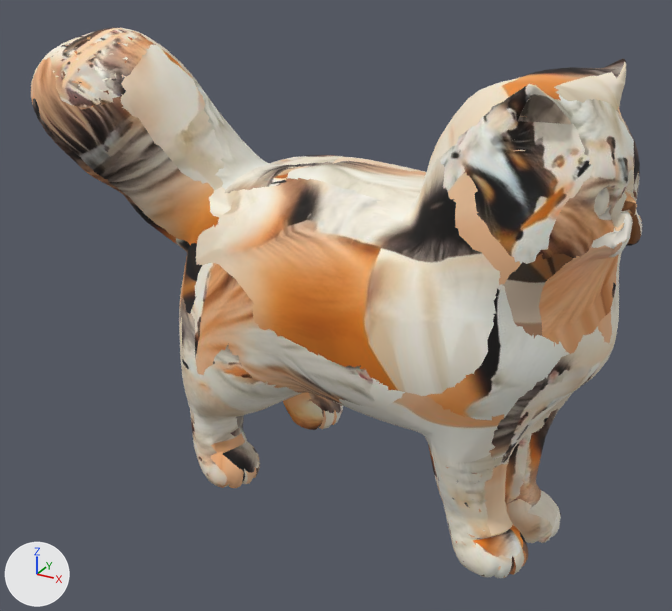
The glTF model assets/models/cats/EMPTANG.glb: old version first, new version second.
Both versions are drawn from a 50 mm lens placed at (0.873, -1.637, 1.244), pointed at (-0.009, -0.033, 0.442). The axes (+X, +Y, +Z) are drawn at lower left. The lights are the same throughout. The first picture is the older version. Vertices at exactly the same position are counted once.
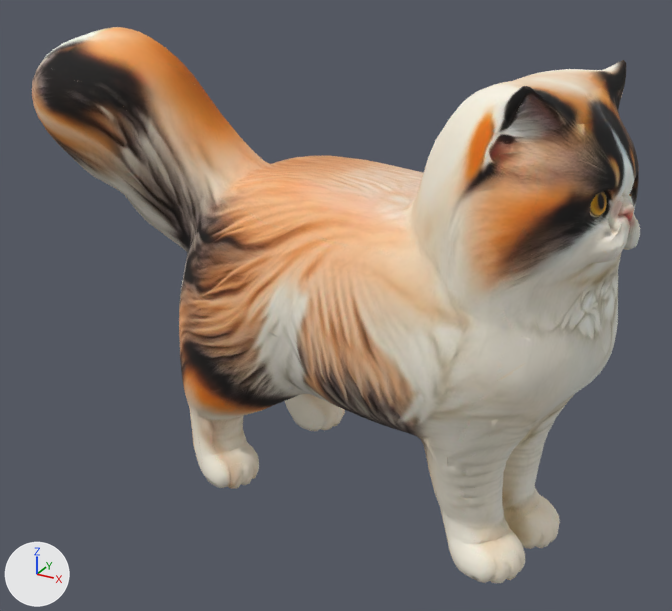
ob_fit is not drawn itself; it is the parent of ob_material.

Edits to the bpy script that builds the scene:
```text
Add mat_material_0:
    mat_material_0 = bpy.data.materials.new('Material_0')
    # uses the picture img_image_0
Change me_mesh_0:
    used by ob_mesh_0; parent = ob_material; location = (-0.287, 0.795, -0.5); scale = (0.0000569, 0.0000569, 0.0000569)
    remove me_mesh_0.from_pydata(...)  # 7254 vertices, 14491 faces; spans x 0.0..9236.0, y -13960.0..0.0, z 0.0..16383.0
    remove me_mesh_0.materials.append(mat_material_001)
    add me_mesh_0.from_pydata(...)  # 7254 vertices, 14491 faces; spans x 0.0..16383.0, y -8212.0..0.0, z 0.0..13535.0
    me_mesh_0 part 1: the loose piece of 6287 vertices spanning x 0.0..9236.0, y -13960.0..0.0, z 0.0..16383.0 is rebuilt with 6287 vertices and now spans x 0.0..16383.0, y -8212.0..0.0, z 0.0..13535.0, in mat_material_0
    other edits to the shape of me_mesh_0 do not show in these pictures
    add me_mesh_0.materials.append(mat_material_0)
Change ob_fit:
    ob_fit.location: (0.0613, -0.033, 0.0) -> (0.00335, -0.00779, 0.5)
    ob_fit.rotation_euler: (0.0, 0.0, 1.403) -> (0.0, 0.0, -0.0241)  # degrees (0, 0, 80) -> degrees (0, 0, -1.4)
    ob_fit.scale: (1.26, 1.26, 1.26) -> (0.605, 0.605, 0.605)
Change ob_mesh_0:
    ob_mesh_0.parent: ob_material -> ob_node_1
    ob_mesh_0.location: (-0.287, 0.795, -0.5) -> (-1.0, 0.501, -0.826)
    ob_mesh_0.scale: (0.0000569, 0.0000569, 0.0000569) -> (0.000122, 0.000122, 0.000122)
Add ob_node_1:
    ob_node_1 = bpy.data.objects.new('Node_1', None)
    ob_node_1.parent = ob_fit
    ob_node_1.location = (0.0, 0.0, 0.0)
```

Boxes [x1, y1, x2, y2] around the edits, measured in the pictures (672 x 611 px):
'Mesh_0', reshaped, moved, turned, rescaled: before [31, 28, 643, 578]; after [32, 27, 641, 584]
